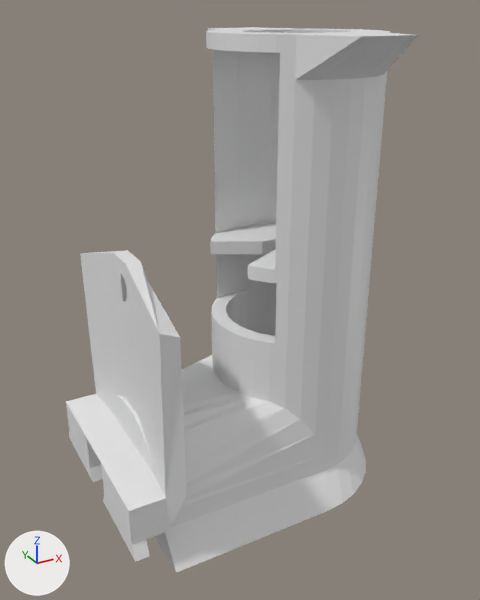
The Blender file kettle-handle-support.blend, before and after one commit.
Camera for both pictures: a 50 mm lens placed at (-52.1, -79.0, 68.3), pointed at (-9.4, -1.4, 29.5). Every picture has the same lights, and +X, +Y and +Z are marked at lower left.

The first picture shows 'Body', 'Fly'.
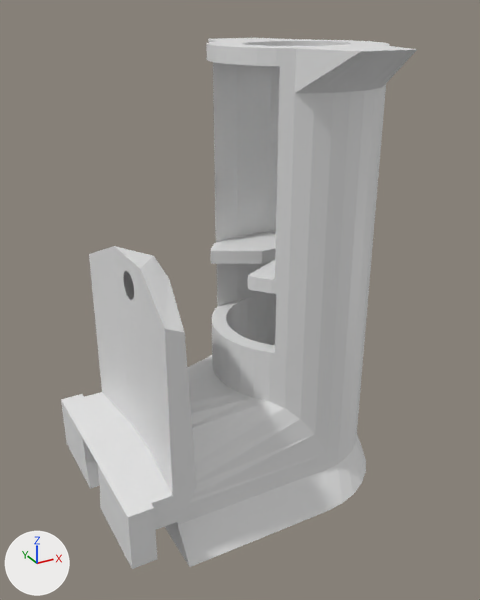
ob_cube_004 is not drawn itself; it is used by a modifier of ob_fly, ob_wire_tube.
ob_body_cutout is not drawn itself; it is used by a modifier of ob_body.

What differs and where, as boxes (x1, y1, x2, y2) in the pictures (480 x 600 px; the box of a moved part takes in the faces that stretch with it):
'Body', reshaped
    before: (110, 27, 419, 573)
    after: (165, 38, 417, 567)
'Fly', reshaped, moved (12% wider)
    before: (66, 250, 187, 562)
    after: (61, 246, 197, 569)
part 1 of me_cylinder_009, moved or reshaped
    before: (206, 27, 419, 469)
    after: (206, 38, 417, 469)
part 2 of me_cylinder_009, moved or reshaped
    before: (110, 355, 327, 573)
    after: (165, 355, 327, 567)

The edits, one by one:
me_cylinder_009 has 121 vertices, 87 faces and spans x -33.7..16.8, y -23.1..23.1, z -1.5..65.5.
me_cylinder_009 is used by ob_body; location (0.0, 0.0, 0.0); scale (0.8, 0.8, 1.0).
me_cylinder_009 part 1: all 50 vertices in x -15.0..15.0, y -23.1..23.1, z 60.5..65.5 are moved by (0.0, 0.0, -1.5).
me_cylinder_009 part 2: all 20 vertices in x -33.7, y -19.5..19.5, z -1.5..16.0 are moved by (2.5, 0.0, 0.0).
me_cube_020 is used by ob_fly; location (13.0, 0.0, 0.0); rotation (0.0, 0.0, -1.571), in degrees (0, 0, -90).
me_cube_020 had 29 vertices, 28 faces and spanned x 0.0..15.5, y -45.5..-34.0, z 3.0..38.5.
me_cube_020 now has 34 vertices, 34 faces and spans x 0.0..15.5, y -47.0..-34.7, z 2.0..38.5.
Part 3, on me_cube_020:
25 vertices are removed from x 0.0..15.5, y -45.5..-34.0, z 3.0..38.5.
28 faces are deleted.
24 vertices are added at x 0.0..15.5, y -47.0..-34.7, z 2.0..38.5.
6 new vertices lie (0.0, 3.5, 0.0) away from vertices in x 2.4..15.5, y -47.0, z 2.0..10.5.
34 new faces join them.
Object 'Body Cutout' (ob_body_cutout) moves from (0.0, 0.0, 0.0) to (0.0, 0.0, -1.5).
Object 'Fly' (ob_fly) moves from (13.0, 0.0, 0.0) to (14.0, 0.0, 0.0).
Object 'Fly' (ob_fly) has a BOOLEAN modifier named 'Boolean'.
Modifier setting removed (it was object = ob_cube_004).
Object 'Fly' (ob_fly) has a BOOLEAN modifier named 'Boolean.001'.
Modifier setting removed (it was object = ob_cube_004).
Object 'Cube.004' (ob_cube_004) is deleted.
Object 'Wire tube' (ob_wire_tube) has a BOOLEAN modifier named 'Boolean'.
Modifier setting removed (it was object = ob_cube_004).
